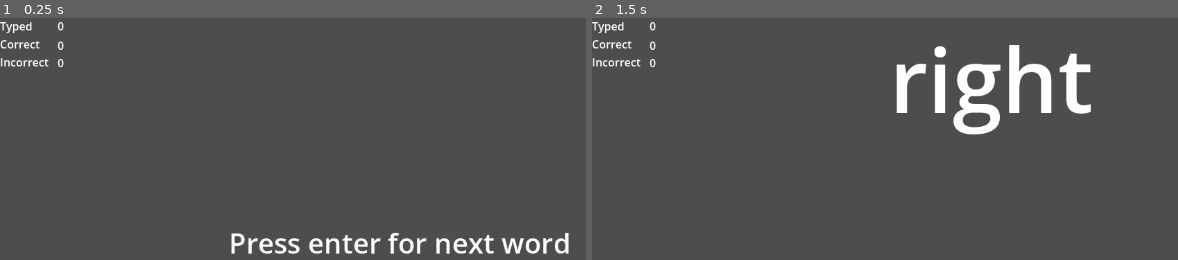
Above: before the commit, frames 1-2 (left to right).
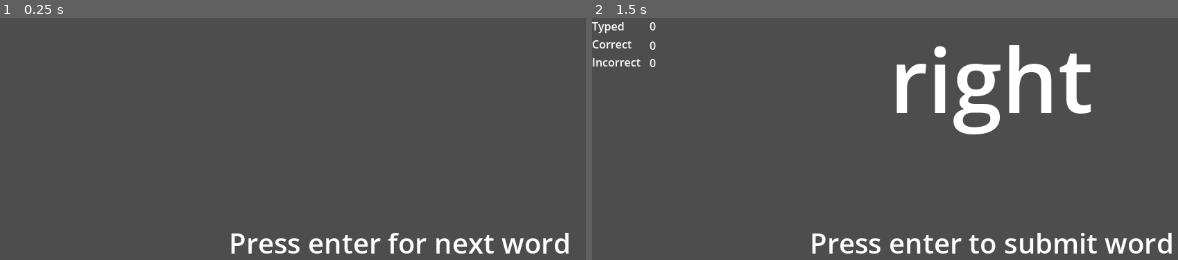
Above: after the commit, the same moments.

Repository: bobthebuilder2332/typing-game
Game: Godot game, scene res://main.tscn
Two runs of this game, one before a commit and one after it. Both use one fixed random seed, a clock stepped at 60 frames per second and the inputs below.
Inputs:
- Up to frame 1 (0.25 s): no input
- Up to frame 2 (1.5 s): tap Enter at 0.5, 0.6, 1.25, 1.35 s

The runs differ from the first frame. In frame 1, 0.5% of the frame differs, in the area x 0-11%, y 1-21%; in frame 2, 2.1%, in the area x 37-99%, y 88-98%.

Commit message:
Cleaned up UI and word status indicator

Diff:
--- a/main.gd
+++ b/main.gd
@@ -4,6 +4,7 @@
 @onready var target_label = $TargetWord
 @onready var input_label = $InputDisplay
 @onready var next_word_label = $NextWord
+@onready var stats_label = $StatsLabel
 @onready var typed_stat = $TypedStat
 @onready var correct_stat = $CorrectStat
 @onready var incorrect_stat= $IncorrectStat
@@ -18,9 +19,12 @@
 
 # Runs when the game starts
 func _ready():
+	stats_label.visible = false
+	typed_stat.visible = false
+	correct_stat.visible = false
+	incorrect_stat.visible = false
 	target_label.visible = false
 	input_label.visible = false
-	next_word_label.visible = true
 	next_word_label.text = "Press enter for next word"
 	load_words()
 
@@ -35,10 +39,15 @@
 		# Enter handling
 		elif event.keycode == KEY_ENTER:
 			# Ready to load next word
-			if next_word_label.visible == true:
+			if next_word_label.text == "Press enter for next word":
+				stats_label.visible = true
+				typed_stat.visible = true
+				correct_stat.visible = true
+				incorrect_stat.visible = true
 				target_label.visible = true
 				input_label.visible = true
-				next_word_label.visible = false
+
+				next_word_label.text = "Press enter to submit word"
 				pick_random_word()
 
 			# Do nothing if the user didn't type anything / prevent accidental key presses
@@ -79,7 +88,6 @@
 # Pick a random word from the list
 func pick_random_word():
 	input_label.modulate = Color.WHITE
-	next_word_label.visible = false
 
 	if word_list.size() > 0:
 		# Pick a random index from the array
@@ -104,4 +112,4 @@
 		incorrect_stat.text = str(incorrect_words)
 
 	# Ready to load next word
-	next_word_label.visible = true
+	next_word_label.text = "Press enter for next word"
